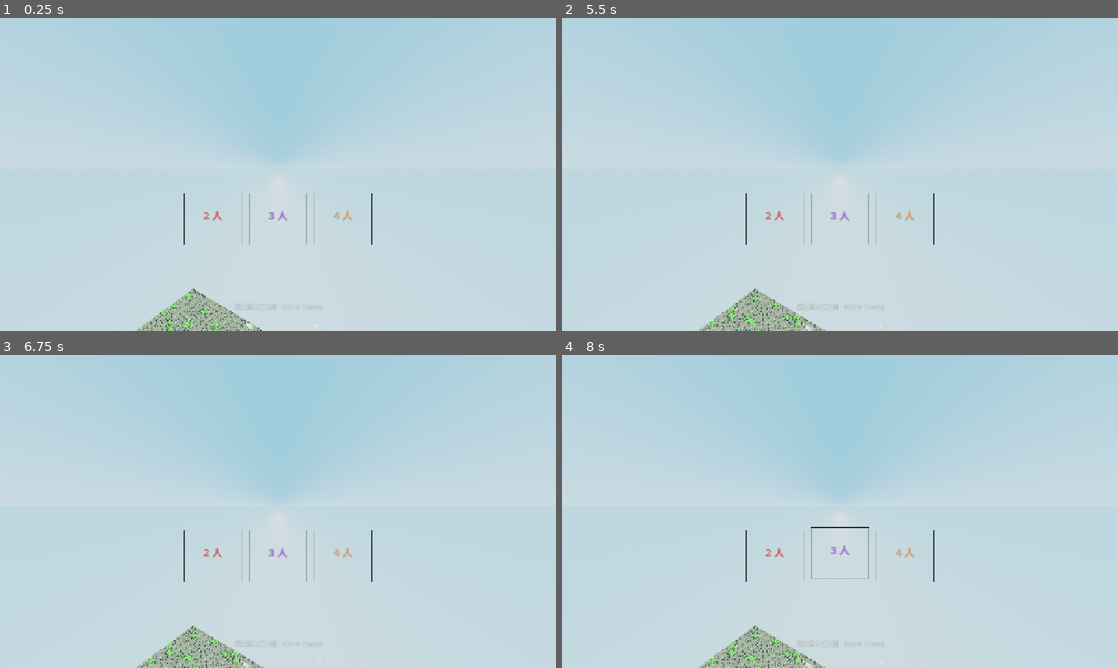
Above: before the commit, frames 1-4 (two rows, left to right).
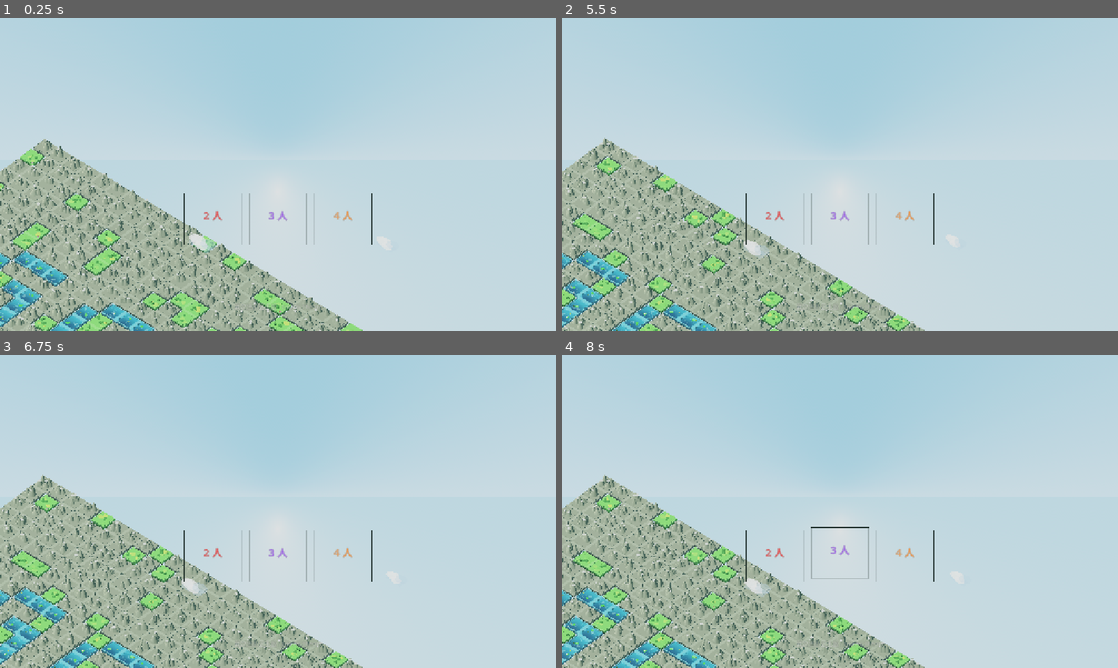
Above: after the commit, the same moments.

Repository: KurtZhang01/growcassonne
Game: Godot game, scene res://scenes/main.tscn
Same seed, same stepped clock (60 frames per second), same inputs: the game is played once before the commit and once after it.
Inputs (mouse positions are in pixels of both pictures, inside the frame that each line leads up to):
- Up to frame 1 (0.25 s): no input
- Up to frame 2 (5.5 s): tap Enter at 0.5, 5, 5.1 s; move the mouse to (962, 158) at 0.52 s; tap 1 at 0.6 s; click (962, 158) at 0.67 s; tap Space at 0.77, 3.77, 4.25 s; drag from (728, 190) to (812, 237) at 1.27 s; move the mouse to (895, 105) at 2.02 s; tap 3 at 2.1 s; click (895, 105) at 2.17 s; drag from (812, 237) to (673, 127) at 2.77 s; move the mouse to (1006, 221) at 3.52 s; tap R at 3.6 s; click (1006, 221) at 3.67 s; drag from (673, 127) to (756, 96) at 4.27 s; move the mouse to (867, 174) at 5.02 s; click (867, 174) at 5.17 s
- Up to frame 3 (6.75 s): tap Space at 5.75 s; drag from (194, 433) to (166, 527) at 5.77 s; tap Enter at 6.5 s; move the mouse to (400, 495) at 6.52 s; tap Q at 6.6 s; click (400, 495) at 6.67 s
- Up to frame 4 (8 s): tap Space at 6.77, 7.25 s; drag from (728, 527) to (812, 574) at 7.27 s

The runs differ from the first frame. In frame 1, 21% of the frame differs, in the area x 0-70%, y 38-100%; in frame 2, 21%; in frame 3, 21%; in frame 4, 21%.

Commit message:
Title camera: size 55->20, height 55->25, calculated to fit 50x20 grid with margins

Diff:
--- a/scripts/main3d.gd
+++ b/scripts/main3d.gd
@@ -363,8 +363,8 @@
 	add_child(sub_label)
 	# 相机：拉高拉远，看到整个50×20网格
 	var center_world = _world(Vector2i(tw / 2, th / 2))
-	camera.size = 55.0
-	camera.position = center_world + Vector3(0, 55, 0)
+	camera.size = 20.0
+	camera.position = center_world + Vector3(0, 25, 0)
 	camera.rotation_degrees = Vector3(-42, 42, 0)
 
 func _setup_sky_world():
